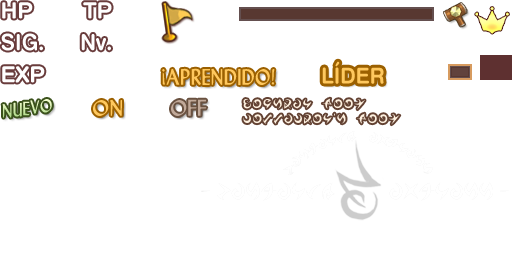
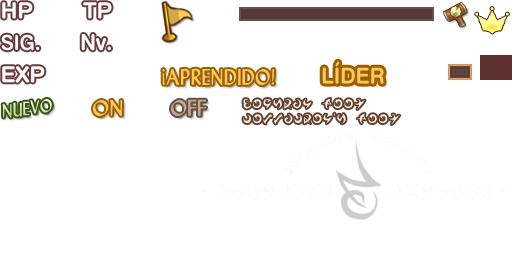
The second 512 x 256 image is a revision of the first. Changes to its layers:
painted on "SIG." over (1, 33, 43, 51)
